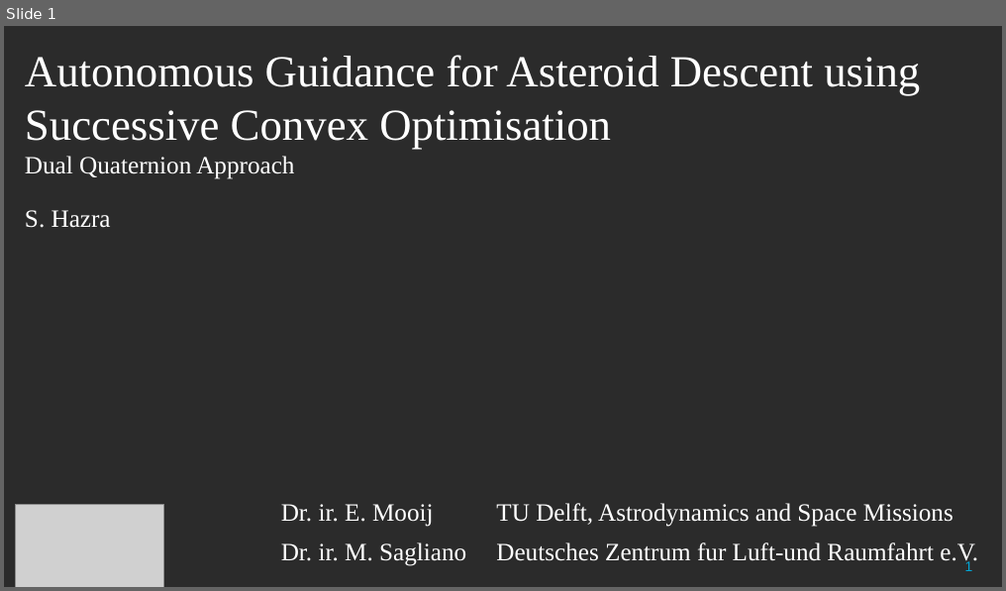
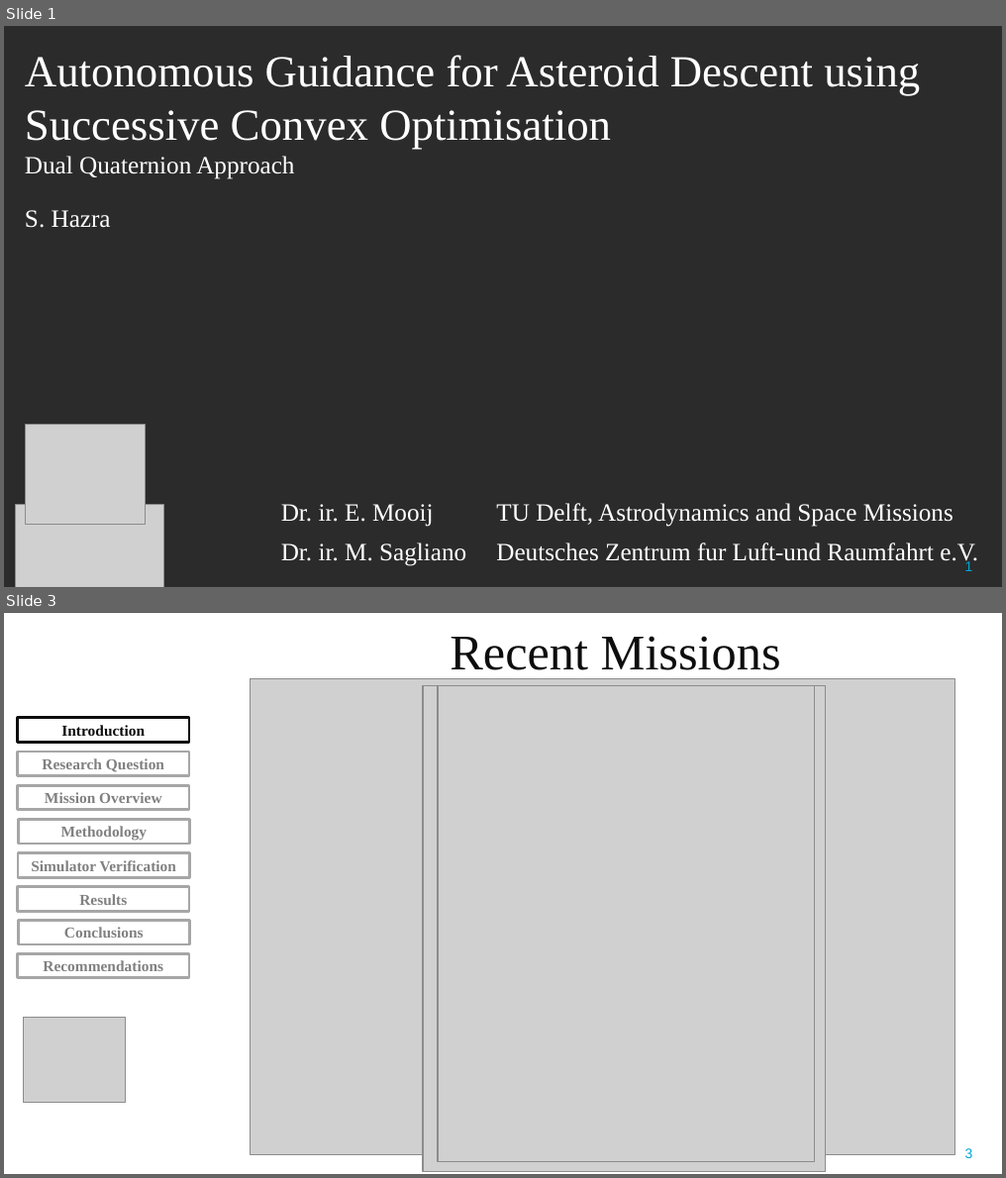
Before and after one commit to ShriyaH/Thesis, a slide deck: defense_presentation.pptx. Shown one above the other, each under a label of ours: slide 1 before the commit, slides 1 and 3 after it; the slides between them are not shown. The pictures are 1006x591 and 1006x1178 pixels, drawn with LibreOffice and Linux fonts; fonts in the diff are those of the drawing; grey boxes stand for pictures; background and template pictures are left out; a plain dark background stands for a picture behind light text. Boxes give left, top, right and bottom in pixels: in the first picture for what was removed or moved away, otherwise in the second. Text is boxed around its words. In the diff, an @@ line names an element or a change of style, - is before the commit and + after.

```diff
--- a/defense_presentation.pptx
+++ b/defense_presentation.pptx
@@ slide 3 added at <box>4,613,1002,1174</box>, background #FFFFFF; not listed: 1 template element that a slide beside it also shows @@
@@ title added at <box>450,636,781,680</box>, 36 pt, text #0D0D0D @@
+Recent Missions
@@ picture added at <box>251,679,955,1155</box> @@
@@ picture added at <box>423,686,827,1171</box> @@
@@ picture added at <box>438,686,816,1161</box> @@
@@ rectangle added at <box>18,718,189,742</box>, outline #0D0D0D 2 pt, 11 pt, text #0D0D0D, bold @@
+Introduction
@@ rectangle added at <box>18,752,189,775</box>, outline #A6A6A6 2 pt, 11 pt, text #808080, bold @@
+Research Question
@@ rectangle added at <box>18,785,189,810</box>, outline #A6A6A6 2 pt, 11 pt, text #808080, bold @@
+Mission Overview
@@ rectangle added at <box>18,820,189,844</box>, outline #A6A6A6 2 pt, 11 pt, text #808080, bold @@
+Methodology
@@ rectangle added at <box>18,854,189,877</box>, outline #A6A6A6 2 pt, 11 pt, text #808080, bold @@
+Simulator Verification
@@ rectangle added at <box>18,887,189,911</box>, outline #A6A6A6 2 pt, 11 pt, text #808080, bold @@
+Results
@@ rectangle added at <box>18,920,189,945</box>, outline #A6A6A6 2 pt, 11 pt, text #808080, bold @@
+Conclusions
@@ rectangle added at <box>18,954,189,977</box>, outline #A6A6A6 2 pt, 11 pt, text #808080, bold @@
+Recommendations
@@ picture added at <box>24,1017,126,1102</box> @@
@@ slide 1 changed as well @@
@@ picture added at <box>25,424,145,524</box> @@
```
Also in this commit, not shown: 8 other slides changed, 21 other slides added, 26 slides removed, 3 other files.
